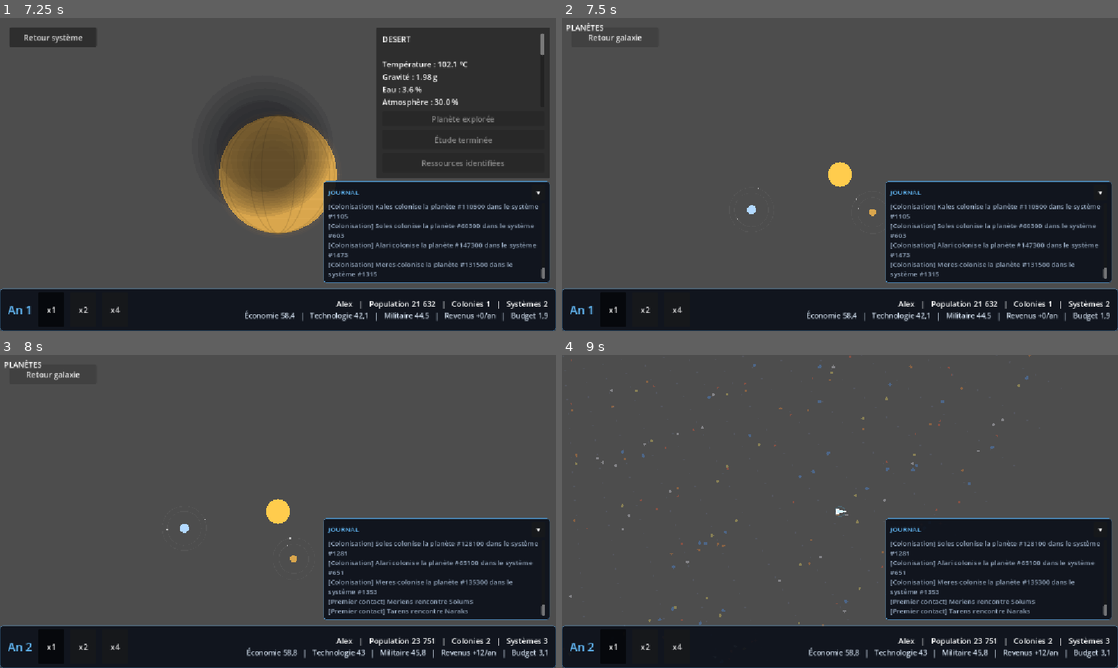
Above: before the commit, frames 1-4 (two rows, left to right).
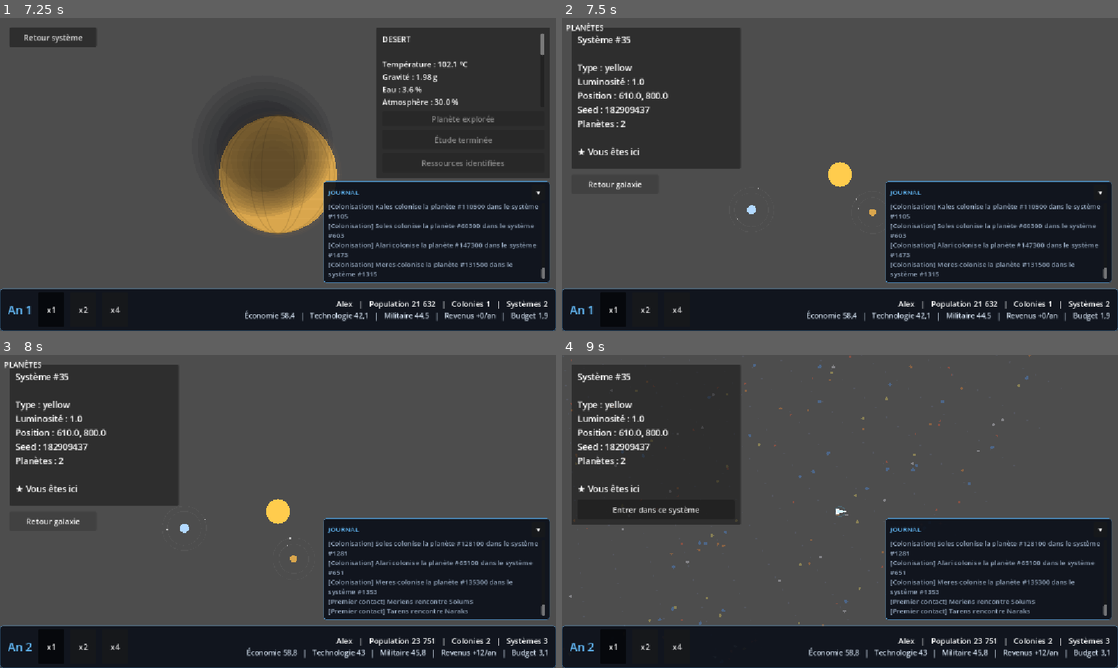
Above: after the commit, the same moments.

Repository: koromerzhin/astralis
Game: Godot game, scene res://scenes/main/Main.tscn
Same seed, same stepped clock (60 frames per second), same inputs: the game is played once before the commit and once after it.
Inputs (mouse positions are in pixels of both pictures, inside the frame that each line leads up to):
- Up to frame 1 (7.25 s): click "Nouvelle partie" at 0.5 s; click (278, 183) at 1.27 s; type "Alex" at 1.35 s; click "x1" at 2 s; click "x2" at 2.75 s; click "x4" at 3.5 s; click "▾" at 4.25 s; click "Aléatoire" at 5 s; click "Commencer" at 5.75 s; click "Exploiter les ressources" at 6.5 s
- Up to frame 2 (7.5 s): click "Retour système" at 7.25 s
- Up to frame 3 (8 s): no input
- Up to frame 4 (9 s): tap Enter at 8 s; move the mouse to (962, 495) at 8.02 s; hold D 8.03-8.75 s; hold Z 8.03-8.75 s; click (962, 495) at 8.17 s; tap Space at 8.27 s; click "Retour galaxie" at 8.75 s

Frame 1 is identical in both runs. In frame 2, 13% of the frame differs, in the area x 1-32%, y 3-55%; in frame 3, 13%; in frame 4, 15%.

Commit message:
feat: Enhance star info restoration by adding star lookup functionality

Diff:
--- a/scripts/core/main.gd
+++ b/scripts/core/main.gd
@@ -607,7 +607,16 @@
 	$System.visible = true
 	$System/Camera2D.enabled = true
 
-	$UI/StarInfo.visible = false
+	var star_id := current_star_id
+	if star_id < 0:
+		star_id = player.current_system_id
+
+	var star := _find_star_by_id(star_id)
+	if not star.is_empty():
+		_on_star_selected(star)
+	else:
+		$UI/StarInfo.visible = false
+
 	$UI/PlanetInfo.visible = false
 	$UI/PlanetViewInfo.visible = false
 
@@ -910,6 +919,17 @@
 	elif $System.visible:
 		_show_galaxy()
 		_restore_star_info(current_star_id)
+
+
+func _find_star_by_id(star_id: int) -> Dictionary:
+	if star_id < 0:
+		return {}
+
+	for star in stars:
+		if int(star["id"]) == star_id:
+			return star
+
+	return {}
 
 
 func _restore_star_info(star_id: int) -> void:
